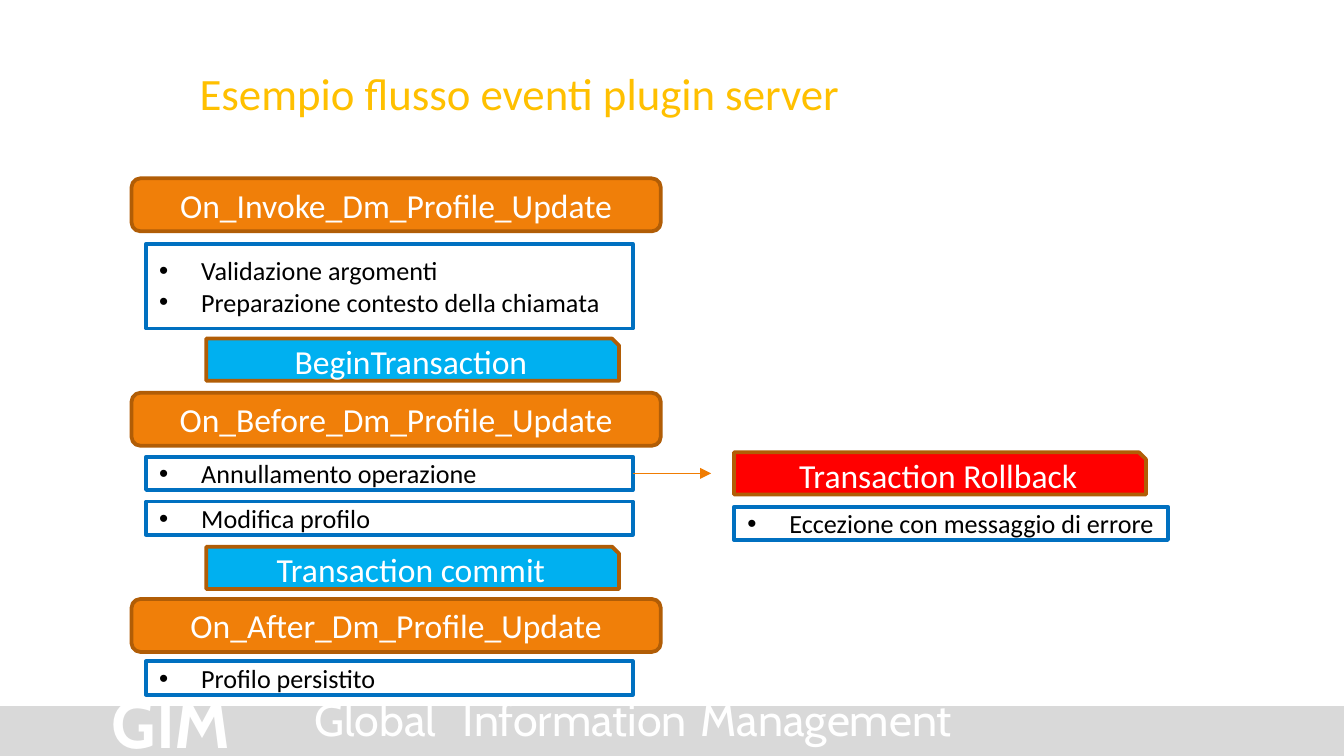
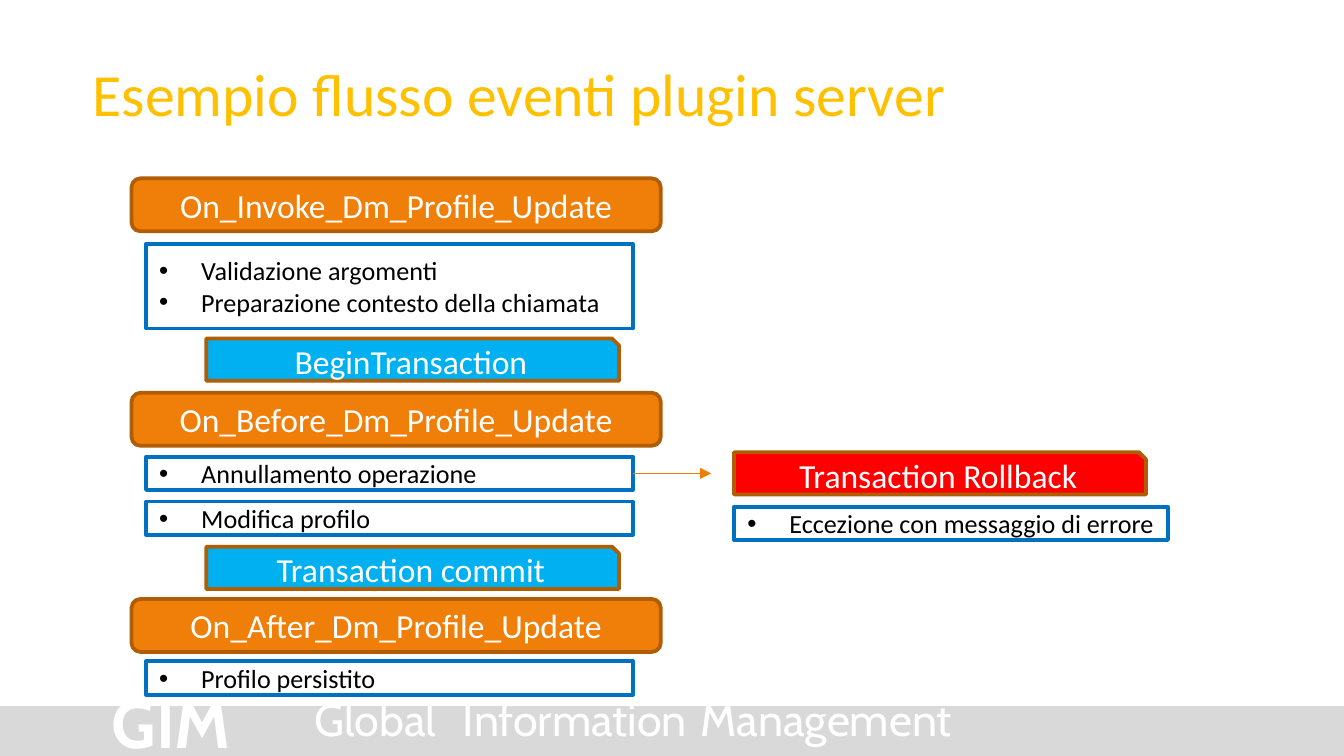
Before and after one commit to Arxivar/Arxivar-Next-Dev-4, a slide deck: slide 5 of doc/ARXDev4.pptx. Drawn at 1344x756 pixels with LibreOffice and Linux fonts; fonts in the diff are those of the drawing; background and template pictures are left out. Boxes give left, top, right and bottom in pixels: in the first picture for what was removed or moved away, otherwise in the second. Text is boxed around its words. In the diff, an @@ line names an element or a change of style, - is before the commit and + after.

```diff
--- a/doc/ARXDev4.pptx
+++ b/doc/ARXDev4.pptx
@@ title "Esempio flusso eventi plugin server" at (92,74,944,127): size 24 to 32 pt @@
```
Also in this commit, not shown: 2 other slides changed, 3 slides added, 1 slide removed.
